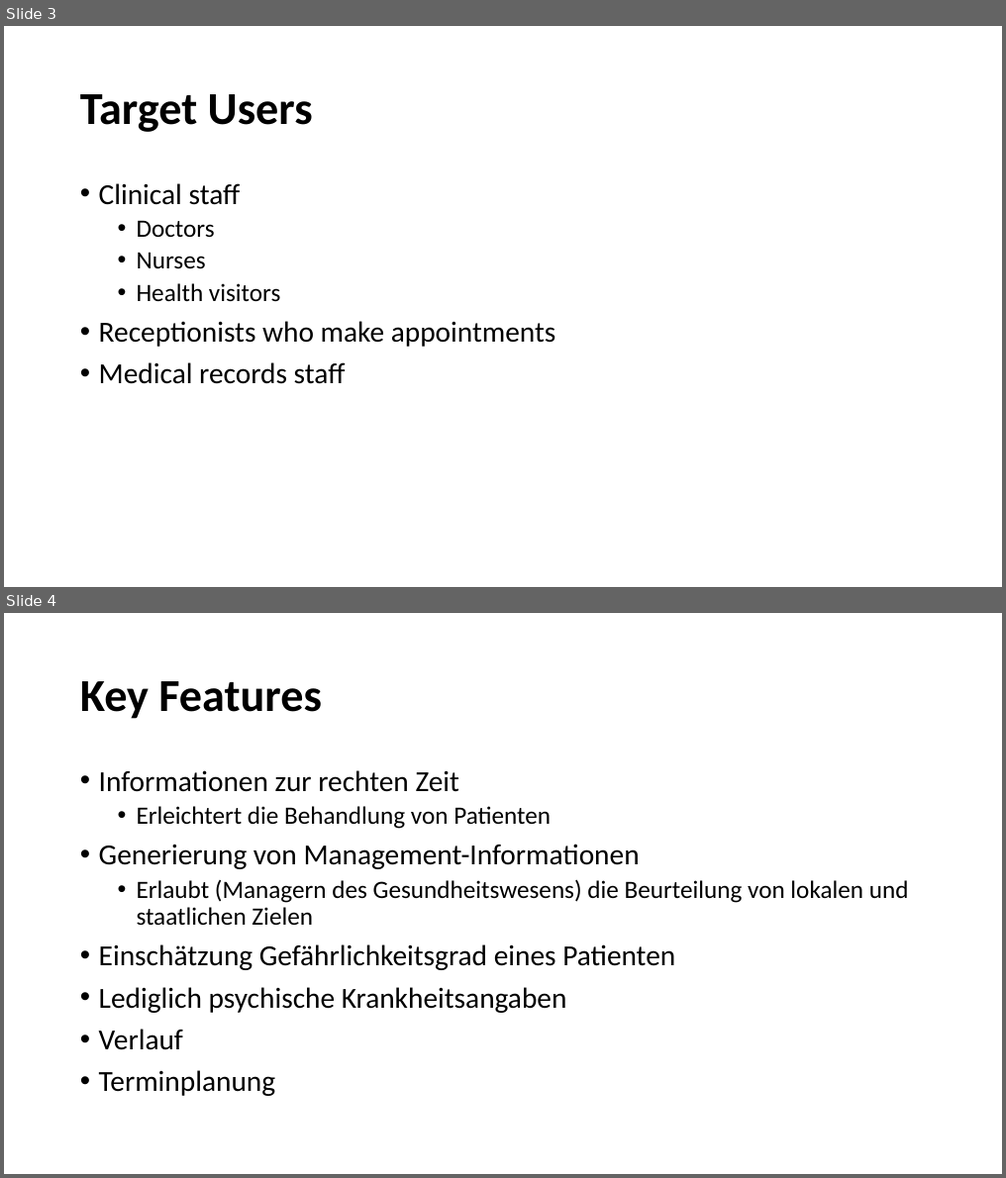
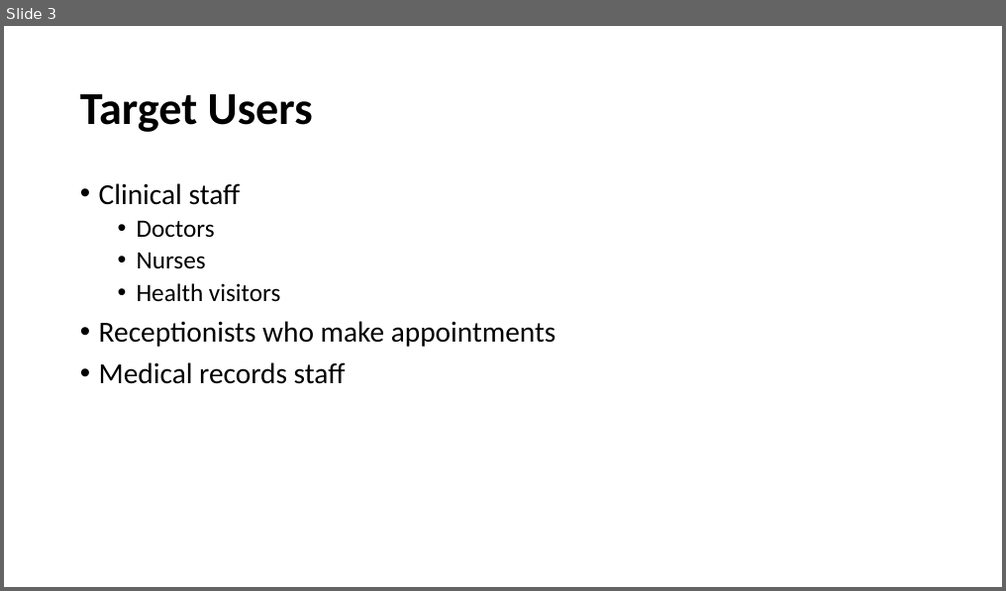
Before and after one commit to tomia1/ch.bfh.btx8081.w2016.red, a slide deck: doc/task1/red_task1.pptx. Shown one above the other, each under a label of ours: slides 3 and 4 before the commit, slide 3 after it. The pictures are 1006x1178 and 1006x591 pixels, drawn with LibreOffice and Linux fonts; fonts in the diff are those of the drawing. Boxes give left, top, right and bottom in pixels: in the first picture for what was removed or moved away, otherwise in the second. Text is boxed around its words. In the diff, an @@ line names an element or a change of style, - is before the commit and + after.

```diff
--- a/doc/task1/red_task1.pptx
+++ b/doc/task1/red_task1.pptx
@@ slide 4 removed at (x1=4, y1=613, x2=1002, y2=1174), background #FFFFFF @@
@@ title removed at (x1=80, y1=681, x2=321, y2=719) @@
-Key Features
@@ text removed at (x1=99, y1=770, x2=909, y2=1096) @@
-• Informationen zur rechten Zeit
-  • Erleichtert die Behandlung von Patienten
-• Generierung von Management-Informationen
-  • Erlaubt (Managern des Gesundheitswesens) die Beurteilung von lokalen und staatlichen Zielen
-• Einschätzung Gefährlichkeitsgrad eines Patienten
-• Lediglich psychische Krankheitsangaben
-• Verlauf
-• Terminplanung
```
Also in this commit, not shown: 2 slides changed, 1 slide added.
